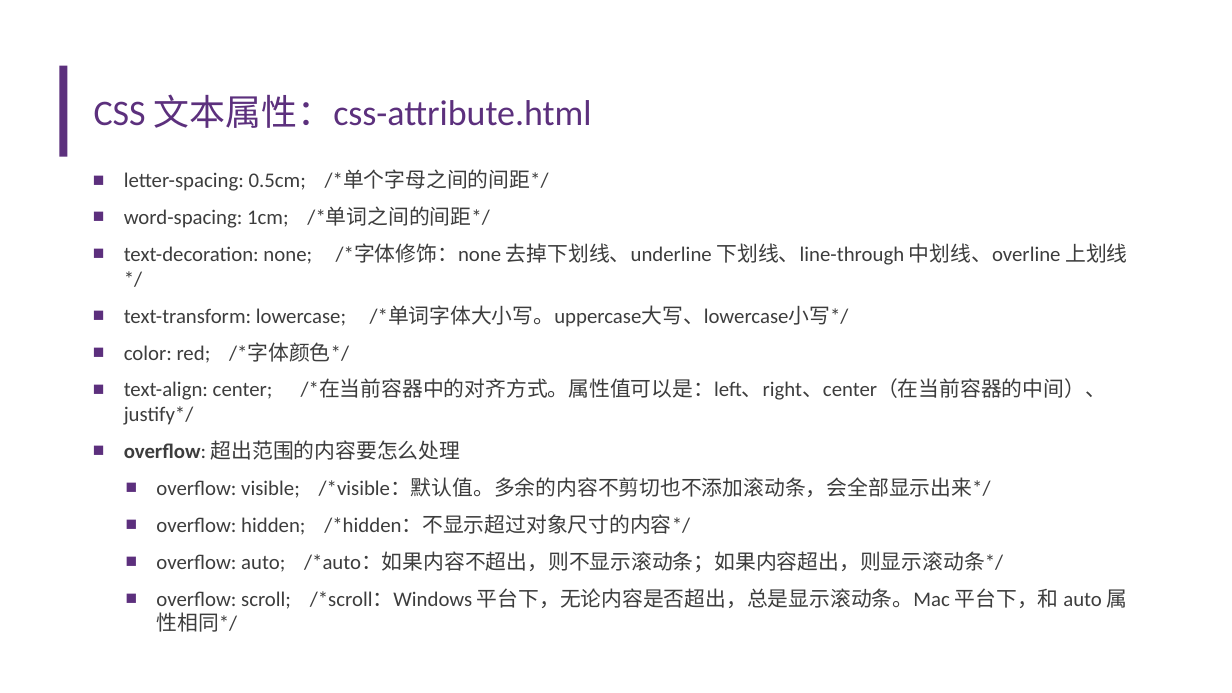
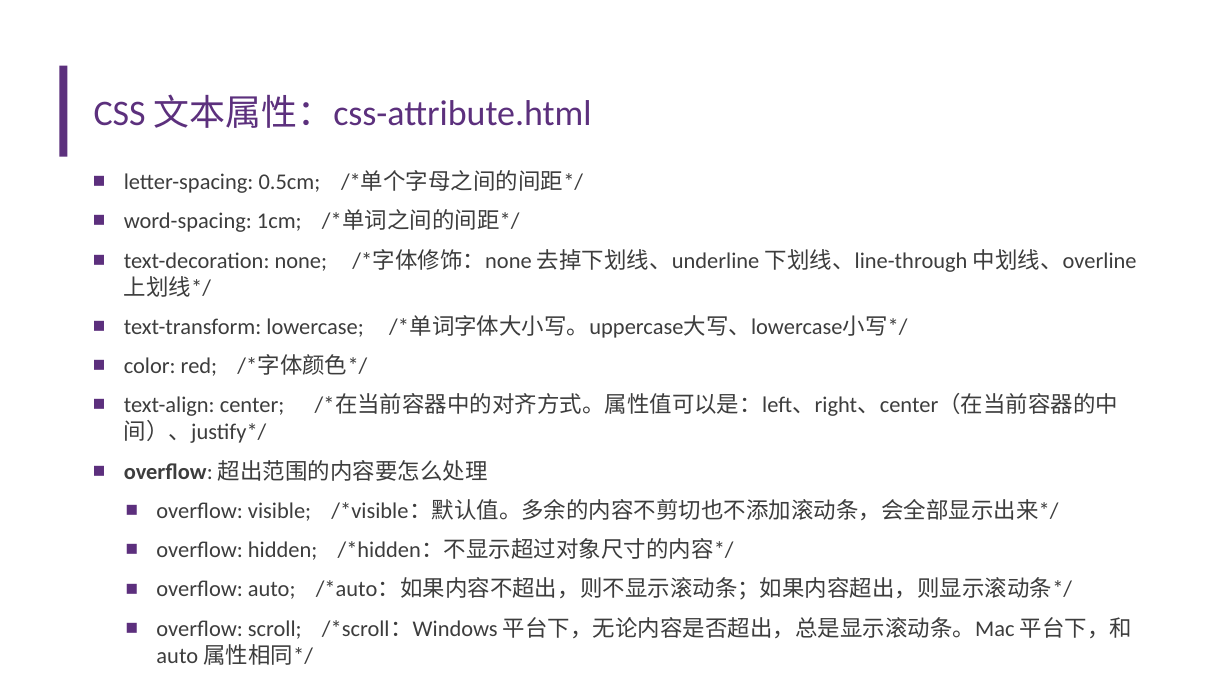
Before and after one commit to Aiemu/fe-intro, a slide deck: slide 18 of 前端.pptx (slide 17 before the commit). Drawn at 1232x693 pixels with LibreOffice and Linux fonts; fonts in the diff are those of the drawing; background and template pictures are left out. Boxes give left, top, right and bottom in pixels: in the first picture for what was removed or moved away, otherwise in the second. Text is boxed around its words. In the diff, an @@ line names an element or a change of style, - is before the commit and + after.

```diff
--- a/前端.pptx
+++ b/前端.pptx
@@ text "letter-spacing: 0.5cm; /*单个字母之间的间距*/" at (124, 170, 1137, 665): size 16.2 to 17.6 pt @@
```
Also in this commit, not shown: 10 other slides changed, 1 slide added, 9 other files.
